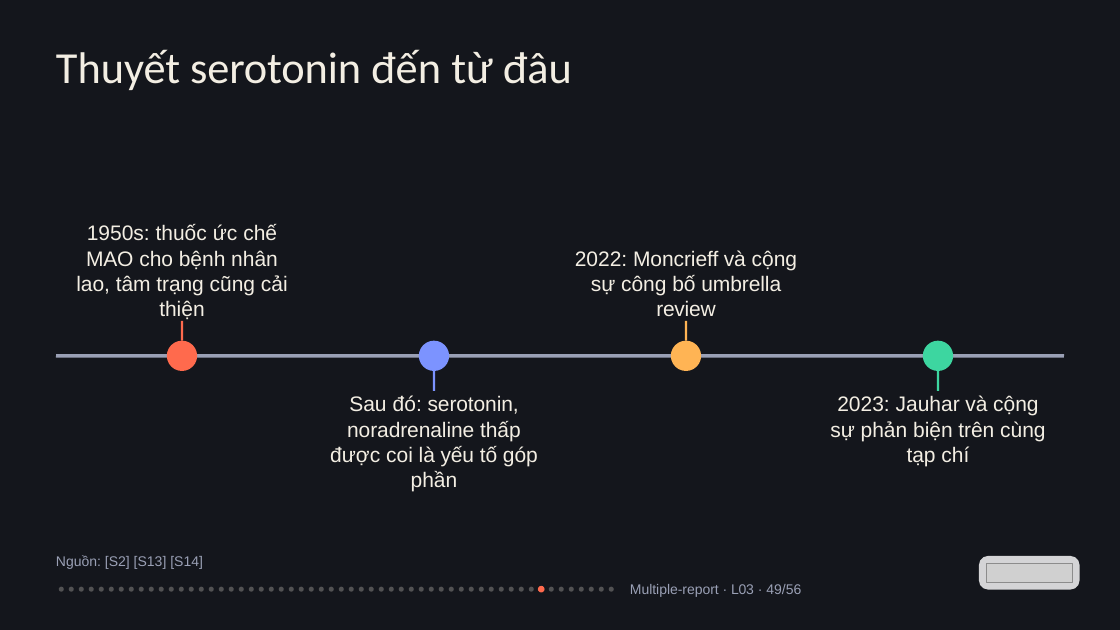
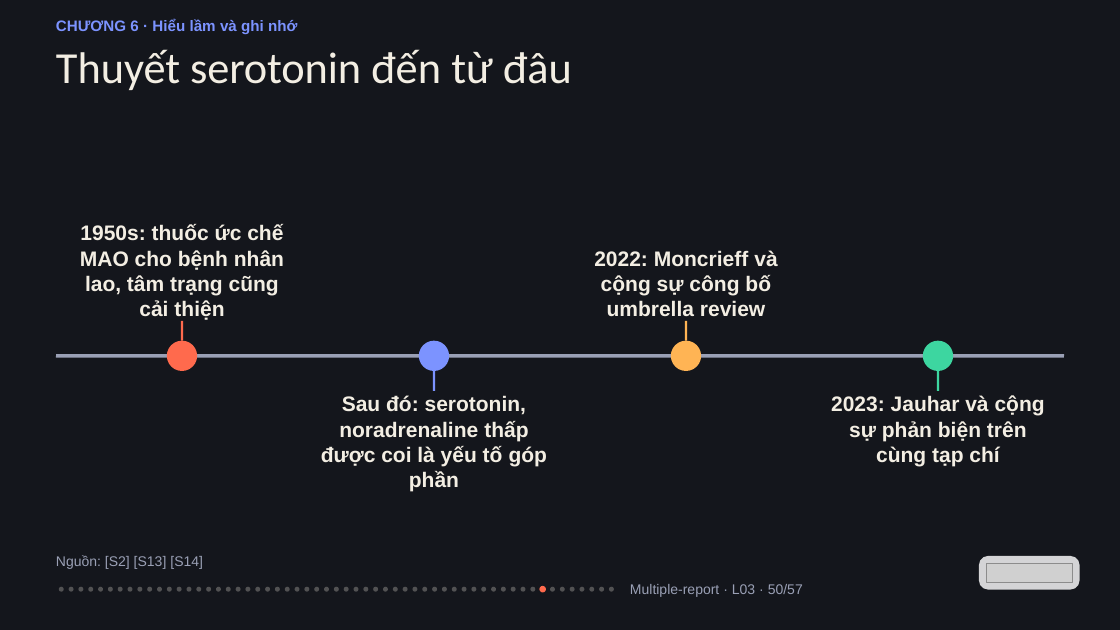
Before and after one commit to vohoailinh90/Multiple-report, a slide deck: slide 50 of lessons/L03/L03.pptx (slide 49 before the commit). Drawn at 1120x630 pixels with LibreOffice and Linux fonts; fonts in the diff are those of the drawing; grey boxes stand for pictures. Boxes give left, top, right and bottom in pixels: in the first picture for what was removed or moved away, otherwise in the second. Text is boxed around its words. In the diff, an @@ line names an element or a change of style, - is before the commit and + after.

```diff
--- a/lessons/L03/L03.pptx
+++ b/lessons/L03/L03.pptx
@@ text added at box(56, 19, 297, 34), 19.5 pt, text #7C93FF, bold @@
+CHƯƠNG 6 · Hiểu lầm và ghi nhớ
@@ text "1950s: thuốc ức chế MAO ..." at box(80, 224, 284, 320): letter spacing 0.1 to 0 pt in "ức"; letter spacing -0.1 to 0 pt in "chế cho bệnh tâm trạng cải"; letter spacing -0.2 to 0 pt in "MAO"; bold on @@
@@ text "2022: Moncrieff và cộng sự ..." at box(594, 250, 777, 316): letter spacing -0.1 to 0 pt in "Moncrieff cộng công bố umbrella"; letter spacing -0.3 to 0 pt in "và review"; bold on @@
@@ text "Sau đó: serotonin, noradrenaline thấp ..." at box(321, 395, 547, 491): letter spacing 0.1 to 0 pt in "đó: được"; letter spacing -0.2 to 0 pt in "serotonin, yếu"; letter spacing -0.1 to 0 pt in "noradrenaline thấp coi là tố góp phần"; bold on @@
@@ text "2023: Jauhar và cộng sự ..." at box(831, 395, 1045, 466): letter spacing -0.2 to 0 pt in "và trên"; letter spacing -0.1 to 0 pt in "cộng phản tạp chí"; bold on @@
@@ 10 ellipses: place and size @@
-10 ellipses at box(249, 587, 344, 592)
+10 ellipses at box(245, 587, 339, 592)
@@ ellipse added at box(344, 587, 349, 592), fill #F3EEE3 at 28% opacity @@
@@ 8 ellipses: place and size @@
-8 ellipses at box(349, 587, 444, 592)
+8 ellipses at box(353, 587, 447, 592)
@@ text at box(630, 584, 803, 597): text changed @@
-Multiple-report · L03 · 49/56
+Multiple-report · L03 · 50/57
```
Also in this commit, not shown: 55 other slides changed, 1 slide added, 1 other file.
